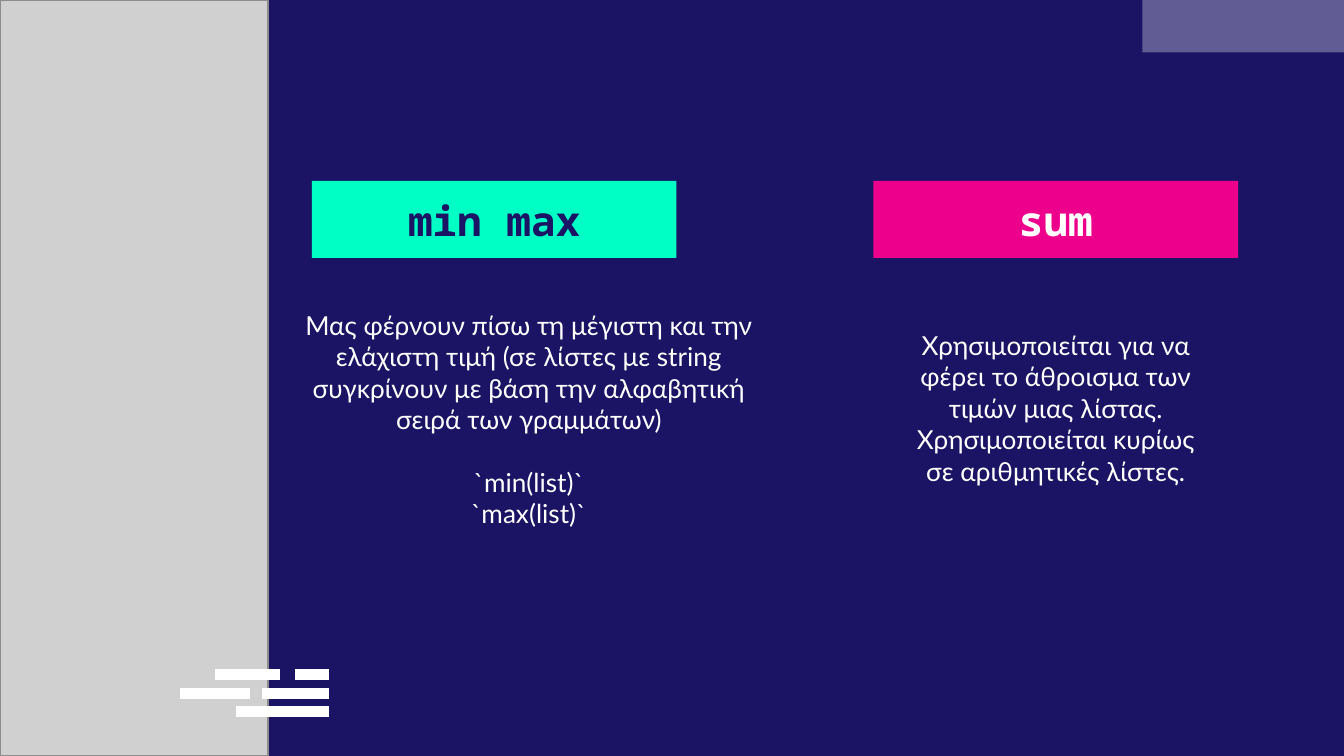
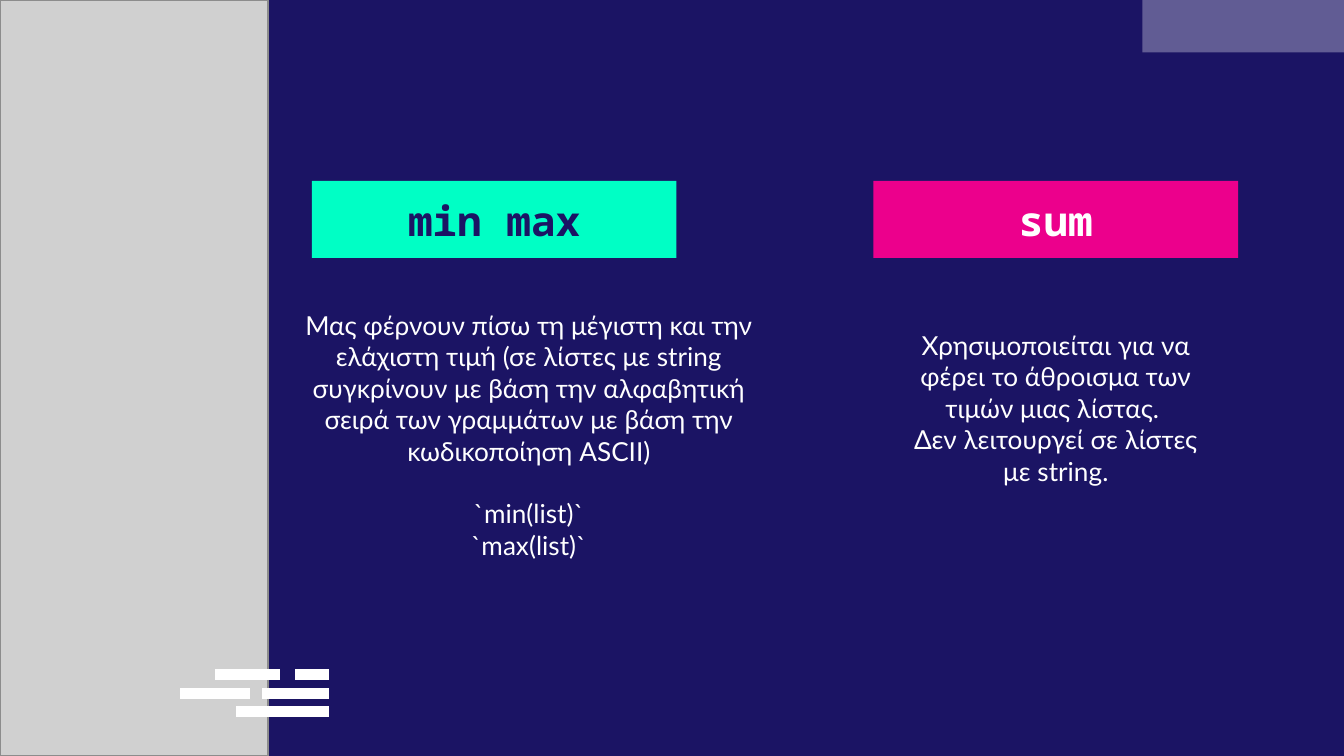
Before and after one commit to deepblue597/python_tutorial, a slide deck: slide 21 of lesson 1/Lesson 1 Python.pptx. Drawn at 1344x756 pixels with LibreOffice and Linux fonts; fonts in the diff are those of the drawing; grey boxes stand for pictures. Boxes give left, top, right and bottom in pixels: in the first picture for what was removed or moved away, otherwise in the second. Text is boxed around its words. In the diff, an @@ line names an element or a change of style, - is before the commit and + after.

```diff
--- a/lesson 1/Lesson 1 Python.pptx
+++ b/lesson 1/Lesson 1 Python.pptx
@@ subtitle at [305,315,752,465]: text changed @@
-Μας φέρνουν πίσω τη μέγιστη και την ελάχιστη τιμή (σε λίστες με string συγκρίνουν με βάση την αλφαβητική σειρά των γραμμάτων)
+Μας φέρνουν πίσω τη μέγιστη και την ελάχιστη τιμή (σε λίστες με string συγκρίνουν με βάση την αλφαβητική σειρά των γραμμάτων με βάση την κωδικοποίηση ASCII)
@@ subtitle at [914,335,1198,485]: text changed @@
-Χρησιμοποιείται για να φέρει το άθροισμα των τιμών μιας λίστας. Χρησιμοποιείται κυρίως σε αριθμητικές λίστες.
+Χρησιμοποιείται για να φέρει το άθροισμα των τιμών μιας λίστας.
+Δεν λειτουργεί σε λίστες με string.
```
Also in this commit, not shown: 2 other slides changed, 3 other files.
